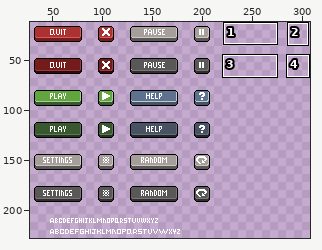
Pixel-art file, stored at Projecte-GameDesign/Interfaces/Buttons.aseprite. The picture above shows the old version from afar; the outline marks the close-up.
Close-up. Before the edit:
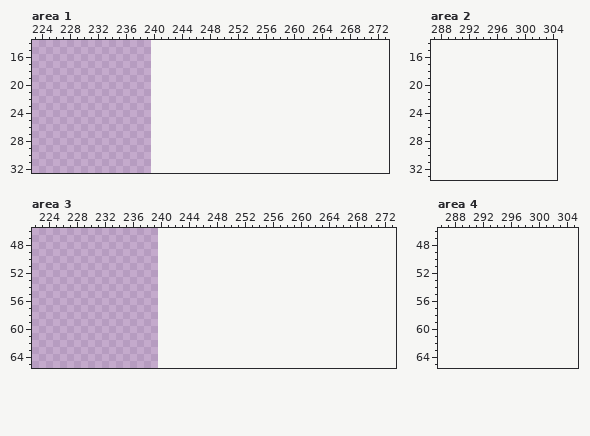
240x240 pixels, 1 frame. Shown: area 1: x 223..273, y 14..32; area 2: x 287..304, y 14..33; area 3: x 222..273, y 46..65; area 4: x 286..305, y 46..65. The old version is drawn lined up with the new one, on the new canvas. The wide view leaves out empty margins. The commit also changed other parts of the picture, which this record leaves out.
New version:
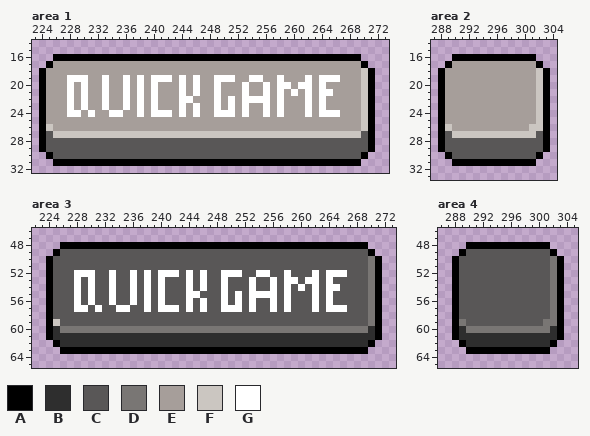
Palette (. is transparent): A #000000  B #2e2e2e  C #595757  D #797674  E #a69e9a  F #cbc6c1  G #ffffff
Edits made:
canvas 240x240 -> 480x240
--- area 1
@@ x 223..273 @@
 15 ...................................................
-16 ...................................................
-17 ...................................................
-18 ...................................................
-19 ...................................................
-20 ...................................................
-21 ...................................................
-22 ...................................................
-23 ...................................................
-24 ...................................................
-25 ...................................................
-26 ...................................................
-27 ...................................................
-28 ...................................................
-29 ...................................................
-30 ...................................................
-31 ...................................................
+16 ...AAAAAAAAAAAAAAAAAAAAAAAAAAAAAAAAAAAAAAAAAAAA....
+17 ..AEEEEEEEEEEEEEEEEEEEEEEEEEEEEEEEEEEEEEEEEEEEEA...
+18 .AEEEEEEEEEEEEEEEEEEEEEEEEEEEEEEEEEEEEEEEEEEEEEFA..
+19 .AEEEGGGEEGEEGEGEGGGEGEGEEGGGEEGGEEGEEEGEGGGEEEFA..
+20 .AEEEGEGEEGEEGEGEGEEEGEGEEGEEEGEEGEGGEGGEGEEEEEFA..
+21 .AEEEGEGEEGEEGEGEGEEEGEGEEGEEEGEEGEGEGEGEGGEEEEFA..
+22 .AEEEGEGEEGEEGEGEGEEEGGEEEGEGEGGGGEGEEEGEGEEEEEFA..
+23 .AEEEGEGEEGEEGEGEGEEEGEGEEGEGEGEEGEGEEEGEGEEEEEFA..
+24 .AEEEGGEGEEGGEEGEGGGEGEGEEGGGEGEEGEGEEEGEGGGEEEFA..
+25 .AEEEEEEEEEEEEEEEEEEEEEEEEEEEEEEEEEEEEEEEEEEEEEFA..
+26 .AFEEEEEEEEEEEEEEEEEEEEEEEEEEEEEEEEEEEEEEEEEEEEFA..
+27 .ACFFFFFFFFFFFFFFFFFFFFFFFFFFFFFFFFFFFFFFFFFFFFCA..
+28 .ACCCCCCCCCCCCCCCCCCCCCCCCCCCCCCCCCCCCCCCCCCCCCCA..
+29 .ACCCCCCCCCCCCCCCCCCCCCCCCCCCCCCCCCCCCCCCCCCCCCCA..
+30 ..ACCCCCCCCCCCCCCCCCCCCCCCCCCCCCCCCCCCCCCCCCCCCA...
+31 ...AAAAAAAAAAAAAAAAAAAAAAAAAAAAAAAAAAAAAAAAAAAA....
 32 ...................................................
--- area 2
@@ x 287..304 @@
 15 ..................
-16 ..................
-17 ..................
-18 ..................
-19 ..................
-20 ..................
-21 ..................
-22 ..................
-23 ..................
-24 ..................
-25 ..................
-26 ..................
-27 ..................
-28 ..................
-29 ..................
-30 ..................
-31 ..................
+16 ...AAAAAAAAAAAA...
+17 ..AEEEEEEEEEEEEA..
+18 .AEEEEEEEEEEEEEFA.
+19 .AEEEEEEEEEEEEEFA.
+20 .AEEEEEEEEEEEEEFA.
+21 .AEEEEEEEEEEEEEFA.
+22 .AEEEEEEEEEEEEEFA.
+23 .AEEEEEEEEEEEEEFA.
+24 .AEEEEEEEEEEEEEFA.
+25 .AEEEEEEEEEEEEEFA.
+26 .AFEEEEEEEEEEEFFA.
+27 .ACFFFFFFFFFFFFCA.
+28 .ACCCCCCCCCCCCCCA.
+29 .ACCCCCCCCCCCCCCA.
+30 ..ACCCCCCCCCCCCA..
+31 ...AAAAAAAAAAAA...
 32 ..................
--- area 3
@@ x 222..273 @@
 47 ....................................................
-48 ....................................................
-49 ....................................................
-50 ....................................................
-51 ....................................................
-52 ....................................................
-53 ....................................................
-54 ....................................................
-55 ....................................................
-56 ....................................................
-57 ....................................................
-58 ....................................................
-59 ....................................................
-60 ....................................................
-61 ....................................................
-62 ....................................................
-63 ....................................................
+48 ....AAAAAAAAAAAAAAAAAAAAAAAAAAAAAAAAAAAAAAAAAAAA....
+49 ...ACCCCCCCCCCCCCCCCCCCCCCCCCCCCCCCCCCCCCCCCCCCCA...
+50 ..ACCCCCCCCCCCCCCCCCCCCCCCCCCCCCCCCCCCCCCCCCCCCCDA..
+51 ..ACCCCCCCCCCCCCCCCCCCCCCCCCCCCCCCCCCCCCCCCCCCCCDA..
+52 ..ACCCGGGCCGCCGCGCGGGCGCGCCGGGCCGGCCGCCCGCGGGCCCDA..
+53 ..ACCCGCGCCGCCGCGCGCCCGCGCCGCCCGCCGCGGCGGCGCCCCCDA..
+54 ..ACCCGCGCCGCCGCGCGCCCGCGCCGCCCGCCGCGCGCGCGGCCCCDA..
+55 ..ACCCGCGCCGCCGCGCGCCCGGCCCGCGCGGGGCGCCCGCGCCCCCDA..
+56 ..ACCCGCGCCGCCGCGCGCCCGCGCCGCGCGCCGCGCCCGCGCCCCCDA..
+57 ..ACCCGGCGCCGGCCGCGGGCGCGCCGGGCGCCGCGCCCGCGGGCCCDA..
+58 ..ACCCCCCCCCCCCCCCCCCCCCCCCCCCCCCCCCCCCCCCCCCCCCDA..
+59 ..AFCCCCCCCCCCCCCCCCCCCCCCCCCCCCCCCCCCCCCCCCCCCCDA..
+60 ..ABDDDDDDDDDDDDDDDDDDDDDDDDDDDDDDDDDDDDDDDDDDDDBA..
+61 ..ABBBBBBBBBBBBBBBBBBBBBBBBBBBBBBBBBBBBBBBBBBBBBBA..
+62 ...ABBBBBBBBBBBBBBBBBBBBBBBBBBBBBBBBBBBBBBBBBBBBA...
+63 ....AAAAAAAAAAAAAAAAAAAAAAAAAAAAAAAAAAAAAAAAAAAA....
 64 ....................................................
--- area 4
@@ x 286..305 @@
 47 ....................
-48 ....................
-49 ....................
-50 ....................
-51 ....................
-52 ....................
-53 ....................
-54 ....................
-55 ....................
-56 ....................
-57 ....................
-58 ....................
-59 ....................
-60 ....................
-61 ....................
-62 ....................
-63 ....................
+48 ....AAAAAAAAAAAA....
+49 ...ACCCCCCCCCCCCA...
+50 ..ACCCCCCCCCCCCCDA..
+51 ..ACCCCCCCCCCCCCDA..
+52 ..ACCCCCCCCCCCCCDA..
+53 ..ACCCCCCCCCCCCCDA..
+54 ..ACCCCCCCCCCCCCDA..
+55 ..ACCCCCCCCCCCCCDA..
+56 ..ACCCCCCCCCCCCCDA..
+57 ..ACCCCCCCCCCCCCDA..
+58 ..ACCCCCCCCCCCCCDA..
+59 ..ADCCCCCCCCCCCDDA..
+60 ..ABDDDDDDDDDDDDBA..
+61 ..ABBBBBBBBBBBBBBA..
+62 ...ABBBBBBBBBBBBA...
+63 ....AAAAAAAAAAAA....
 64 ....................
